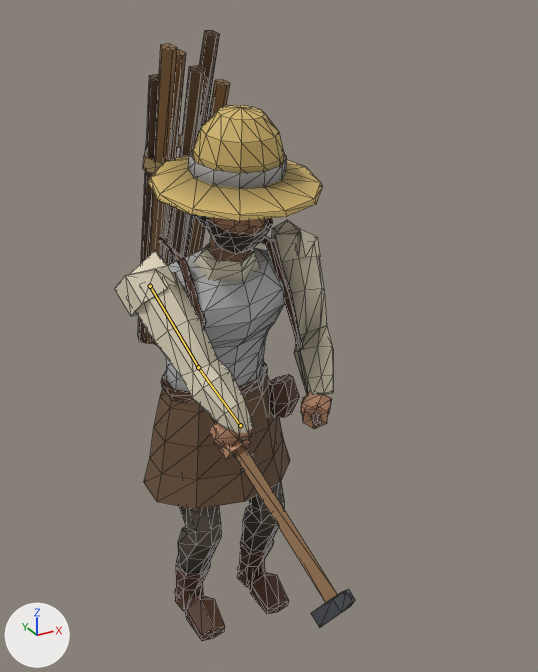
Two versions of the glTF model src/assets/units/kingdoms-worker.glb, one commit apart.
Camera for both pictures: a 50 mm lens placed at (-0.52, -1.153, 1.158), pointed at (0.031, -0.152, 0.658). Arrows for +X, +Y and +Z are at lower left; the lights stay in place. The first picture is the older version. Both versions are drawn at frame 18 of the action 'Build'; the numbers are the values there. The bones that change are drawn over the model as lines. Mesh edges are drawn as thin lines.

In view in the first picture: 'BodyArm_L', 'BodyArm_R', 'BodyHand_R', 'BodyLeg_L', 'BodyLeg_R', 'Fingers_R', 'Firewood4', 'Firewood5', 'Shoulder_R', 'StrawHat', 'Tunic', 'TunicSkirt', 'WorkHammerHandle', 'WorkHammerHead' and 24 more.
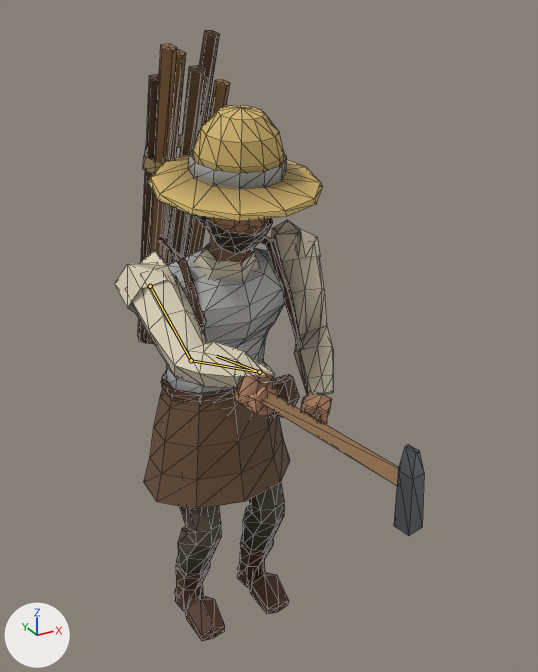
The change in detail:
Bone 'Arm_R' (bone_arm_r) turns from (-68, 2, 3) to (-72, 16, 21) degrees about its own x, y and z.
Bone 'Forearm_R' (bone_forearm_r) turns from (64, 4, -7) to (23, 4, -20) degrees about its own x, y and z.
Bone 'Hand_R' (bone_hand_r) turns from (102, 8, 15) to (116, 31, 14) degrees about its own x, y and z.

Where the change shows, as pixel boxes (x1, y1, x2, y2) in the pictures (538 x 672 px):
'BodyArm_R', posed (22% wider, 32% shorter): before (135, 272, 254, 440); after (130, 274, 275, 388)
'WorkHammerHandle', posed: before (211, 417, 338, 604); after (261, 392, 399, 486)
'WorkHammerHead', posed (31% narrower, 136% taller): before (311, 590, 355, 628); after (394, 445, 424, 536)
'Shoulder_R', posed: before (114, 251, 179, 316); after (114, 250, 179, 313)
'BodyHand_R', posed: before (214, 425, 252, 448); after (238, 372, 273, 406)
'Fingers_R', posed: before (209, 422, 251, 460); after (233, 384, 278, 417)
bone 'Arm_R', root to tip: before (150, 286) to (198, 367); after (150, 286) to (191, 360)
bone 'Forearm_R', root to tip: before (198, 367) to (240, 425); after (191, 360) to (259, 372)
bone 'Hand_R', root to tip: before (240, 425) to (202, 373); after (259, 372) to (216, 356)
